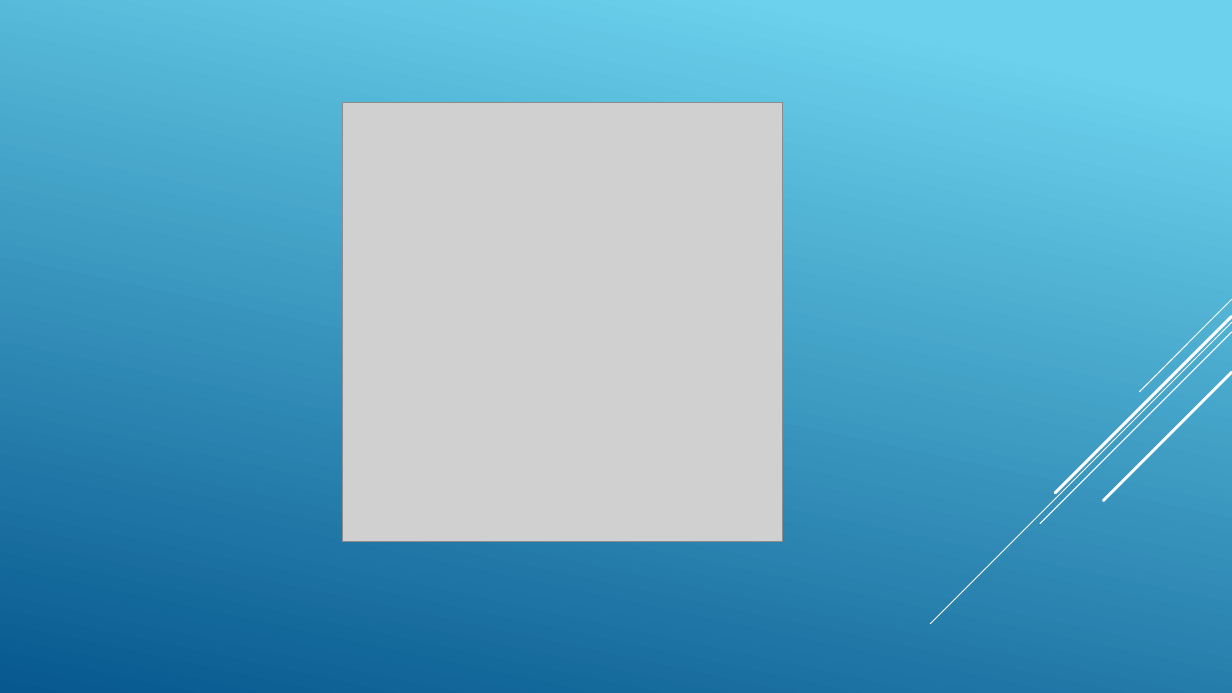
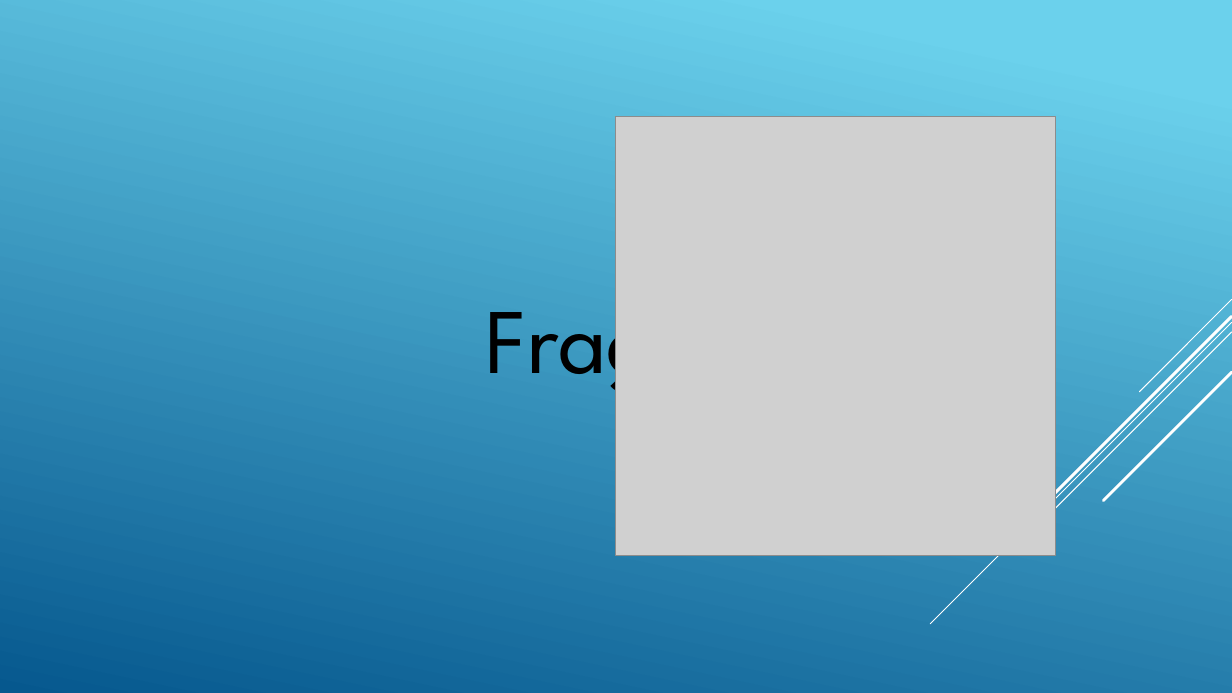
Before and after one commit to furesoft/MimaSim, a slide deck: slide 10 of Präsentation_Projektarbeit.pptx (slide 9 before the commit). Drawn at 1232x693 pixels with LibreOffice and Linux fonts; fonts in the diff are those of the drawing; grey boxes stand for pictures. Boxes give left, top, right and bottom in pixels: in the first picture for what was removed or moved away, otherwise in the second. Text is boxed around its words. In the diff, an @@ line names an element or a change of style, - is before the commit and + after.

```diff
--- a/Präsentation_Projektarbeit.pptx
+++ b/Präsentation_Projektarbeit.pptx
@@ picture: place and size @@
-picture at [343,103,783,543]
+picture at [616,116,1056,556]
@@ text added at [485,280,746,401], 72 pt, text #000000 @@
+Fragen
```
Also in this commit, not shown: 5 other slides changed, 1 slide added.
